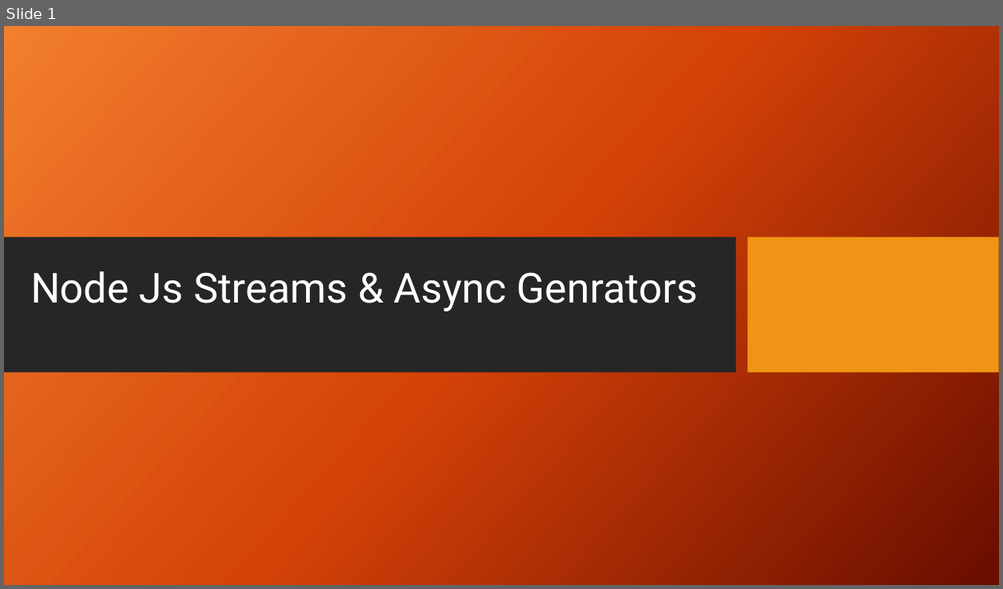
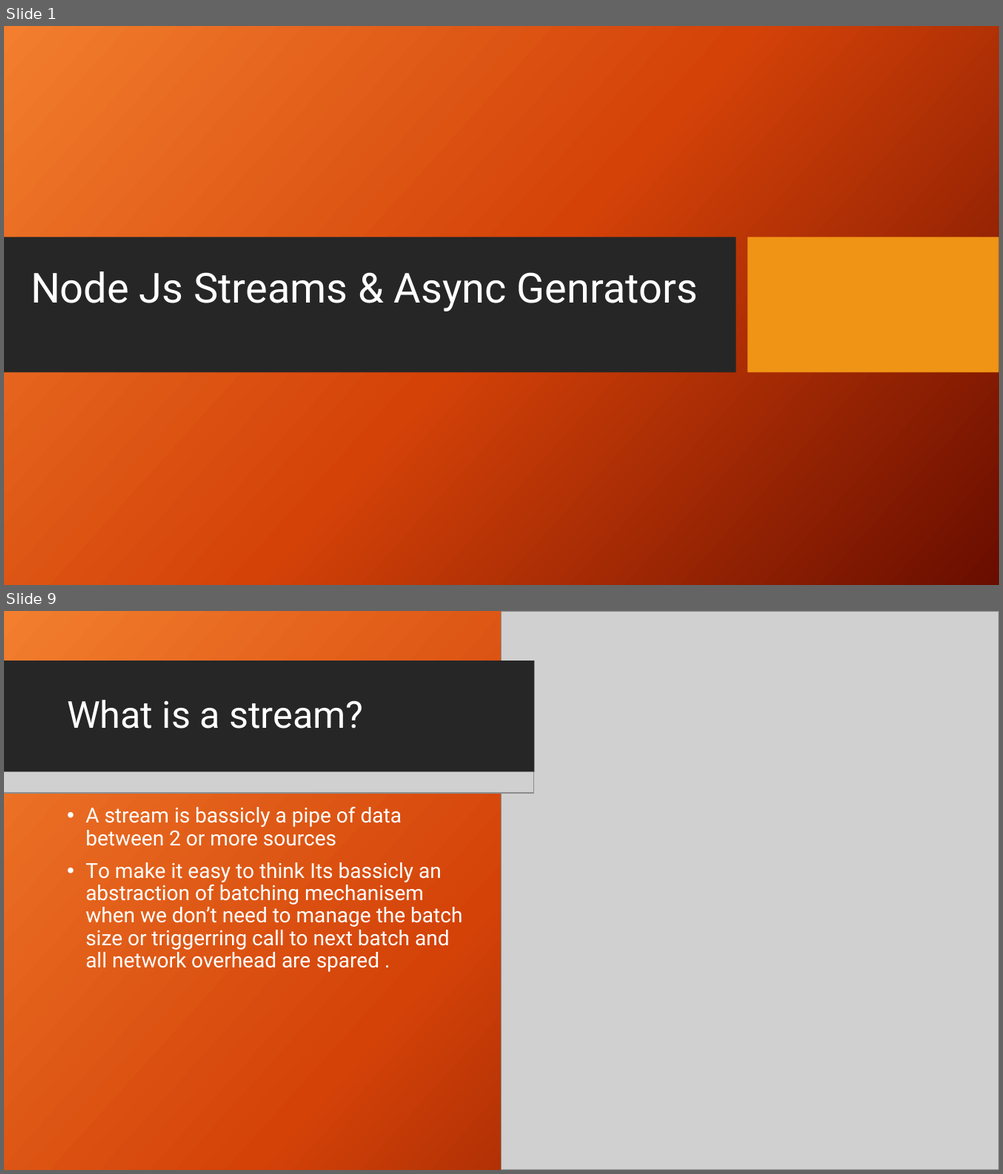
Before and after one commit to ntedgi/infra-meetings, a slide deck: Streams/Presentation.pptx. Shown one above the other, each under a label of ours: slide 1 before the commit, slides 1 and 9 after it; the slides between them are not shown. The pictures are 1003x589 and 1003x1174 pixels, drawn with LibreOffice and Linux fonts; fonts in the diff are those of the drawing; grey boxes stand for pictures; background and template pictures are left out. Boxes give left, top, right and bottom in pixels: in the first picture for what was removed or moved away, otherwise in the second. Text is boxed around its words. In the diff, an @@ line names an element or a change of style, - is before the commit and + after.

```diff
--- a/Streams/Presentation.pptx
+++ b/Streams/Presentation.pptx
@@ slide 9 added at (4,611,999,1170), background picture (left out) @@
@@ rectangle added at (4,611,999,1170), fill gradient #F18031 to #D54209 to #6A0D00 @@
@@ picture added at (502,611,999,1170) @@
@@ rectangle added at (4,661,855,773), fill #262626 @@
@@ rectangle added at (4,661,535,773), fill #262626 @@
@@ rectangle added at (868,661,999,773), fill #F09415 @@
@@ title added at (67,700,363,729), 36 pt, text #FFFFFF @@
+What is a stream?
@@ picture added at (4,772,534,793) @@
@@ text added at (85,806,462,972), 20 pt, text #FFFFFF @@
+• A stream is bassicly a pipe of data between 2 or more sources
+• To make it easy to think Its bassicly an abstraction of batching mechanisem when we don’t need to manage the batch size or triggerring call to next batch and all network overhead are spared .
```
Also in this commit, not shown: 3 slides changed, 14 other slides added, 3 slides removed, 37 other files.
